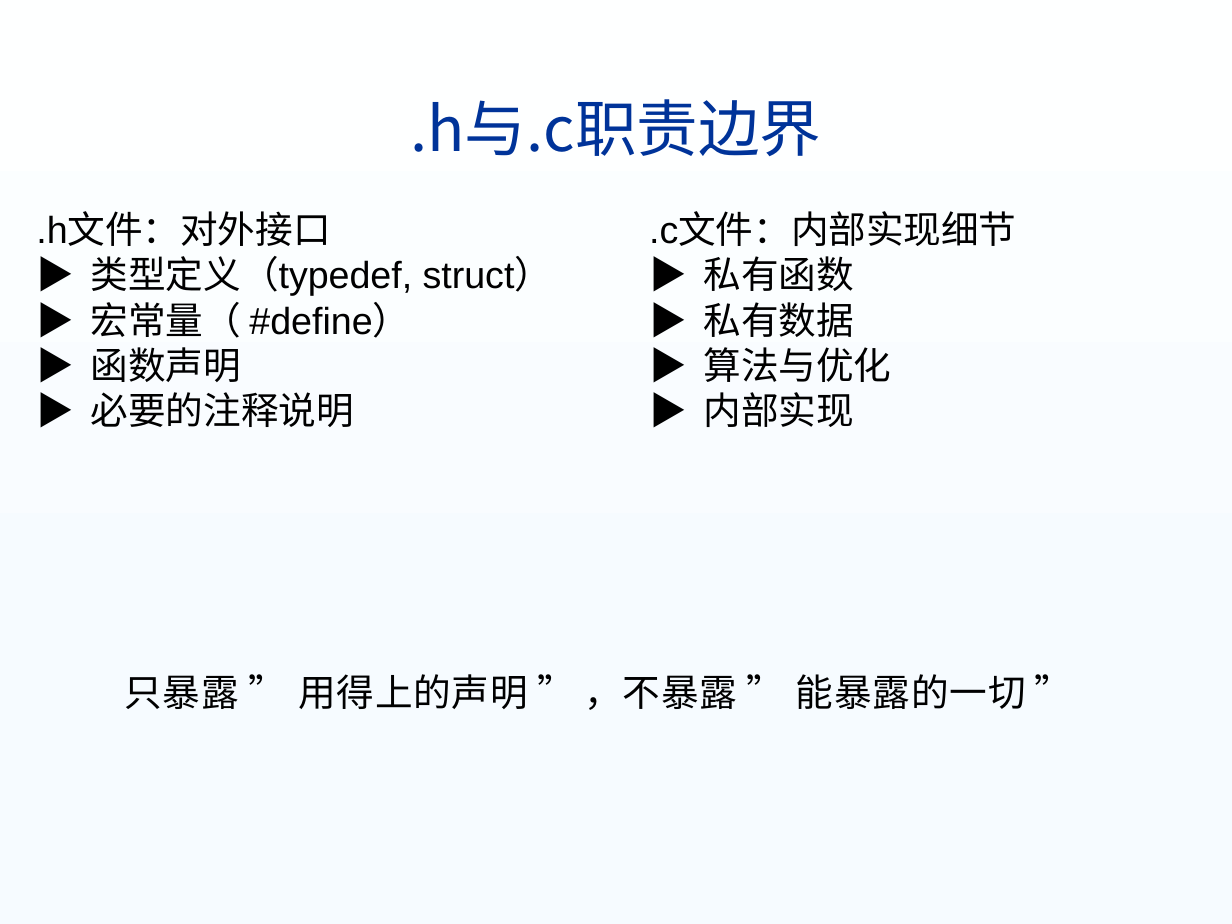
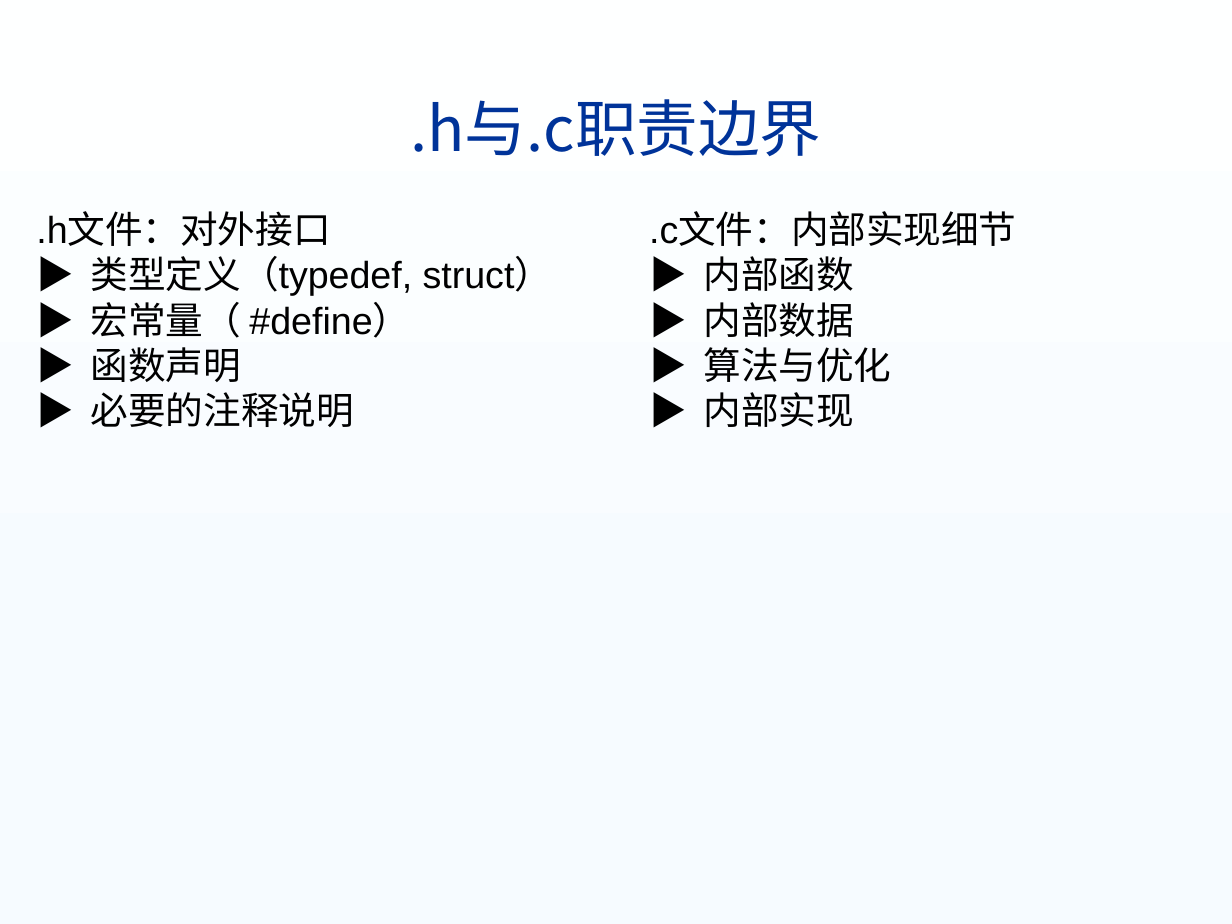
Before and after one commit to USTC-ISP/ustc-isp.github.io, a slide deck: slide 31 of lectures/03模块化程序设计.pptx (slide 36 before the commit). Drawn at 1232x924 pixels with LibreOffice and Linux fonts; fonts in the diff are those of the drawing; background and template pictures are left out. Boxes give left, top, right and bottom in pixels: in the first picture for what was removed or moved away, otherwise in the second. Text is boxed around its words. In the diff, an @@ line names an element or a change of style, - is before the commit and + after.

```diff
--- a/lectures/03模块化程序设计.pptx
+++ b/lectures/03模块化程序设计.pptx
@@ text at <box>703,256,853,337</box>: text changed @@
-▶ 私有函数
-▶ 私有数据
+▶ 内部函数
+▶ 内部数据
@@ text removed at <box>125,674,1026,710</box> @@
-只暴露 ” 用得上的声明 ” ，不暴露 ” 能暴露的一切 ”
```
Also in this commit, not shown: 17 other slides changed, 3 slides added, 8 slides removed, 12 other files.
